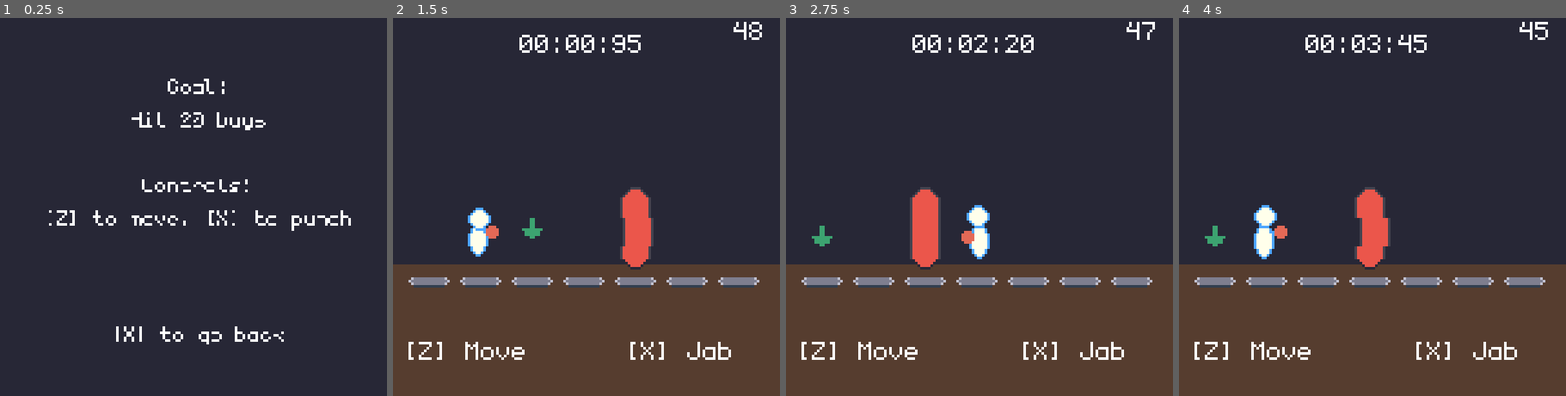
Above: before the commit, frames 1-4 (left to right).
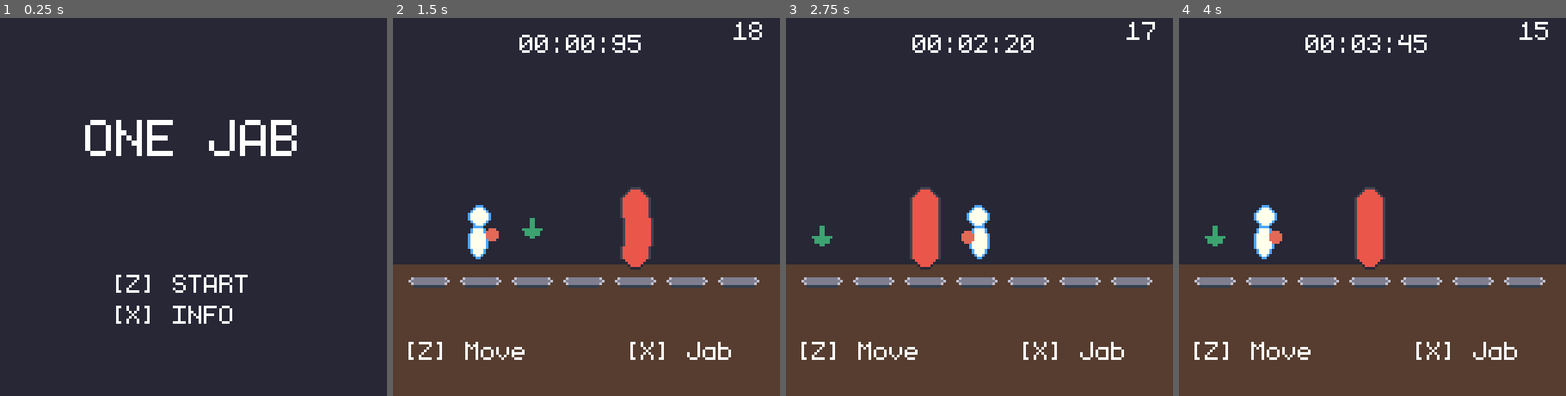
Above: after the commit, the same moments.

Repository: sugarvoid/one-jab
Game: Godot game, scene res://game/scenes/game.tscn
Two runs of this game, one before a commit and one after it. Both use one fixed random seed, a clock stepped at 60 frames per second and the inputs below.
Inputs:
- Up to frame 1 (0.25 s): no input
- Up to frame 2 (1.5 s): tap Enter at 0.5 s; hold Z (move) 0.53-1.28 s; tap X (poke) at 0.8, 1.35 s
- Up to frame 3 (2.75 s): tap Z (move) at 1.55 s; hold Z (move) from 2.03 s (still down); tap X (poke) at 2.3 s
- Up to frame 4 (4 s): release Z (move) at 2.78 s; tap X (poke) at 2.85, 3.8 s; tap Z (move) at 3.05 s; hold Z (move) from 3.53 s (still down)

The runs differ from the first frame. In frame 1, 4.6% of the frame differs, in the area x 12-91%, y 16-87%; in frame 2, 0.3%; in frame 3, less than 0.1%; in frame 4, 0.5%.

Commit message:
Increase frame speed

Diff:
--- a/game/scenes/game.tscn
+++ b/game/scenes/game.tscn
@@ -48,7 +48,7 @@
 }],
 "loop": false,
 "name": &"hit",
-"speed": 20.0
+"speed": 35.0
 }]
 
 [sub_resource type="AtlasTexture" id="AtlasTexture_mb3wh"]
@@ -98,7 +98,7 @@
 }],
 "loop": false,
 "name": &"punch",
-"speed": 20.0
+"speed": 35.0
 }]
 
 [sub_resource type="AtlasTexture" id="AtlasTexture_cpadh"]
@@ -211,6 +211,7 @@
 horizontal_alignment = 1
 
 [node name="Info" type="Node2D" parent="StartScreen"]
+visible = false
 
 [node name="ColorRect" type="ColorRect" parent="StartScreen/Info"]
 offset_right = 155.0
@@ -218,11 +219,9 @@
 color = Color(0.152941, 0.152941, 0.211765, 1)
 
 [node name="Label8" type="Label" parent="StartScreen/Info"]
-offset_left = 17.0
-offset_top = 24.0
-offset_right = 167.0
-offset_bottom = 123.0
-scale = Vector2(0.8, 0.8)
+offset_top = 18.0
+offset_right = 150.0
+offset_bottom = 117.0
 theme_override_fonts/font = ExtResource("2_phegq")
 text = "Goal:
 Hit 20 bags
@@ -233,11 +232,10 @@
 horizontal_alignment = 1
 
 [node name="Label9" type="Label" parent="StartScreen/Info"]
-offset_left = 16.0
-offset_top = 120.0
-offset_right = 168.0
-offset_bottom = 143.0
-scale = Vector2(0.8, 0.8)
+offset_left = 2.0
+offset_top = 118.0
+offset_right = 154.0
+offset_bottom = 141.0
 theme_override_fonts/font = ExtResource("2_phegq")
 text = "[X] to go back
 "
--- a/game/scripts/game.gd
+++ b/game/scripts/game.gd
@@ -6,7 +6,7 @@
 @onready var lbl_hits_left: Label = get_node("PlayScreen/lblHits")
 @onready var lbl_time: Label = get_node("PlayScreen/LblTime")
 
-const HITS_NEEDED: int = 50
+const HITS_NEEDED: int = 20
 const slots: Array[int] = [
 	14,
 	34,
@@ -23,6 +23,7 @@
 var player_slot: int
 var lives: int
 var bags_next_pos: int
+var misses: int
 
 
 func _ready():
@@ -73,6 +74,7 @@
 			hits_left = HITS_NEEDED
 			bag_slot = 0
 			player_slot = 1
+			misses = 0
 			update_hud()
 			$PlayScreen.show()
 			$StartScreen.hide()
